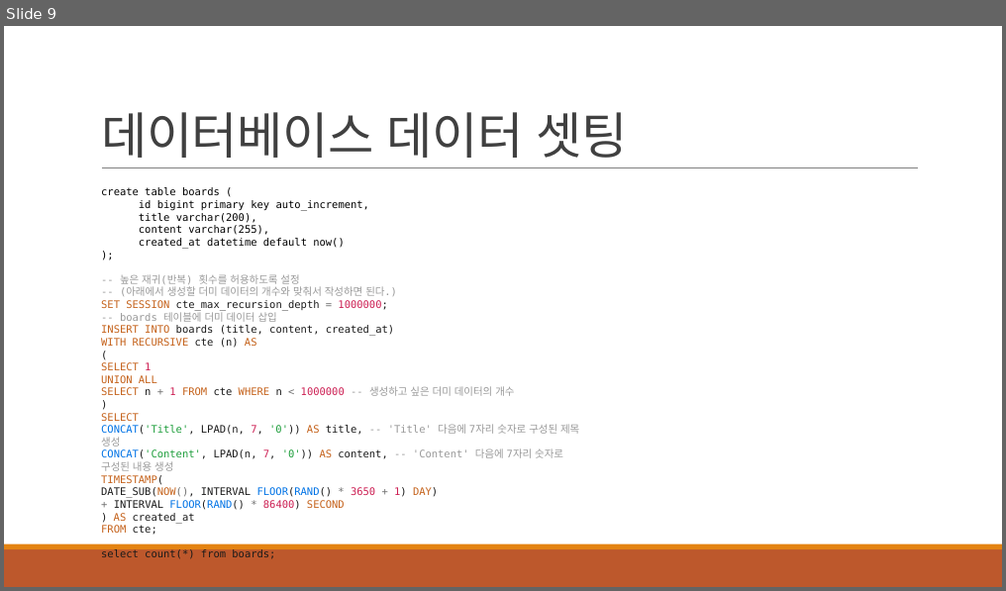
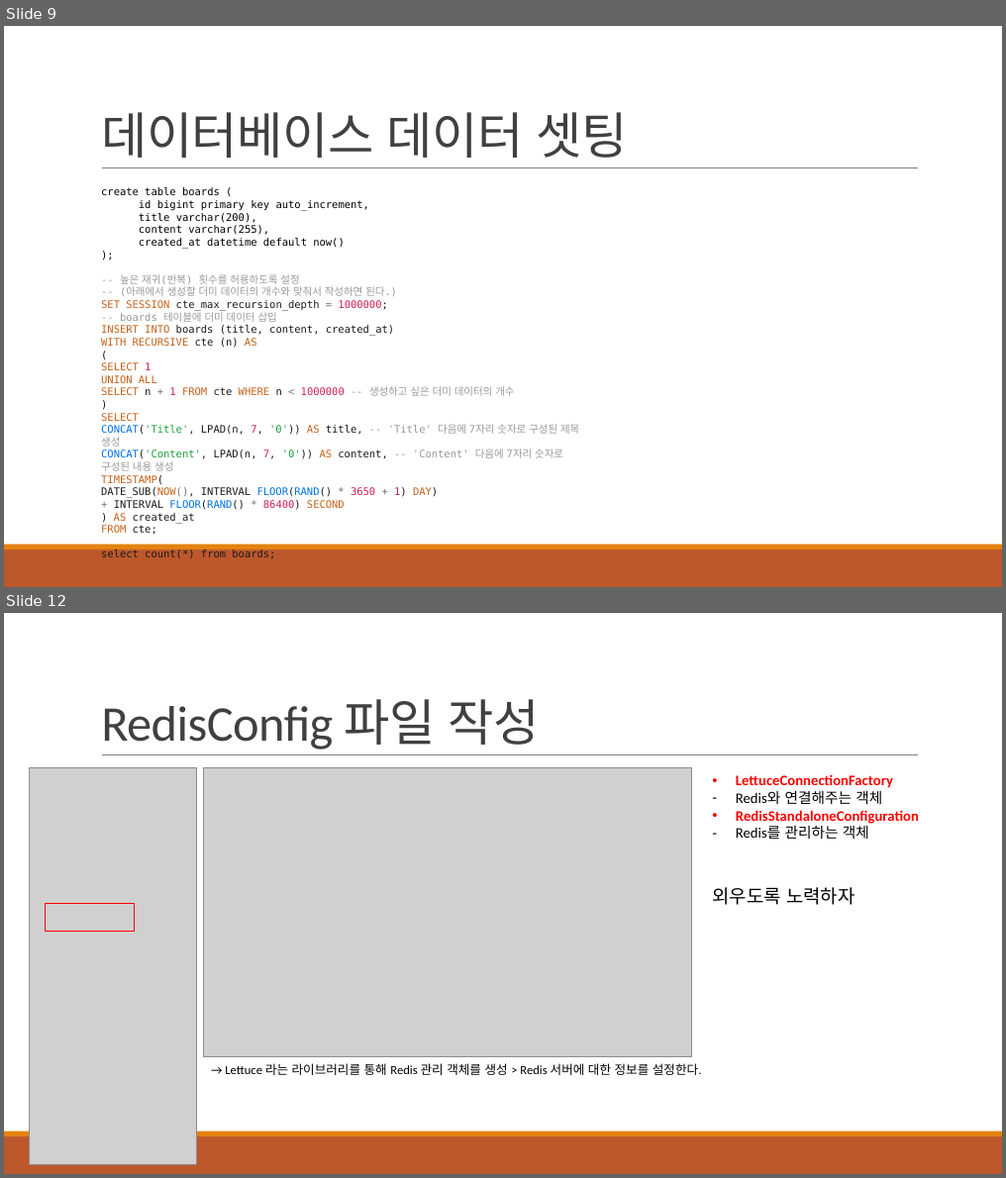
Before and after one commit to khb3025/study-redis-1, a slide deck: 3.로컬 환경 SpringBoot+Redis.pptx. Shown one above the other, each under a label of ours: slide 9 before the commit, slides 9 and 12 after it; the slides between them are not shown. The pictures are 1006x591 and 1006x1178 pixels, drawn with LibreOffice and Linux fonts; fonts in the diff are those of the drawing; grey boxes stand for pictures. Boxes give left, top, right and bottom in pixels: in the first picture for what was removed or moved away, otherwise in the second. Text is boxed around its words. In the diff, an @@ line names an element or a change of style, - is before the commit and + after.

Commit message:
feat : SpringBoot에 Redis Cache 적용
- 적용 미 적용 응답속도 비교

```diff
--- a/3.로컬 환경 SpringBoot+Redis.pptx
+++ b/3.로컬 환경 SpringBoot+Redis.pptx
@@ slide 12 added at <box>4,613,1002,1174</box>, background #FFFFFF; not listed: 3 template elements that a slide beside it also shows @@
@@ title added at <box>101,699,540,750</box>, 48 pt, text #404040 @@
+RedisConfig 파일 작성
@@ picture added at <box>30,768,196,1164</box> @@
@@ picture added at <box>204,768,692,1057</box> @@
@@ text added at <box>736,774,919,839</box>, 14 pt, text #FF0000, bold @@
+• LettuceConnectionFactory
+– Redis와 연결해주는 객체
+• RedisStandaloneConfiguration
+– Redis를 관리하는 객체
@@ rectangle added at <box>46,903,135,931</box>, outline #FF0000 1.25 pt @@
@@ text added at <box>712,887,855,905</box>, 18 pt, text #000000 @@
+외우도록 노력하자
@@ text added at <box>225,1063,702,1075</box>, 12 pt, text #000000 @@
+→ Lettuce 라는 라이브러리를 통해 Redis 관리 객체를 생성 > Redis 서버에 대한 정보를 설정한다.
```
Also in this commit, not shown: 1 slide changed, 7 other slides added, 9 other files.
